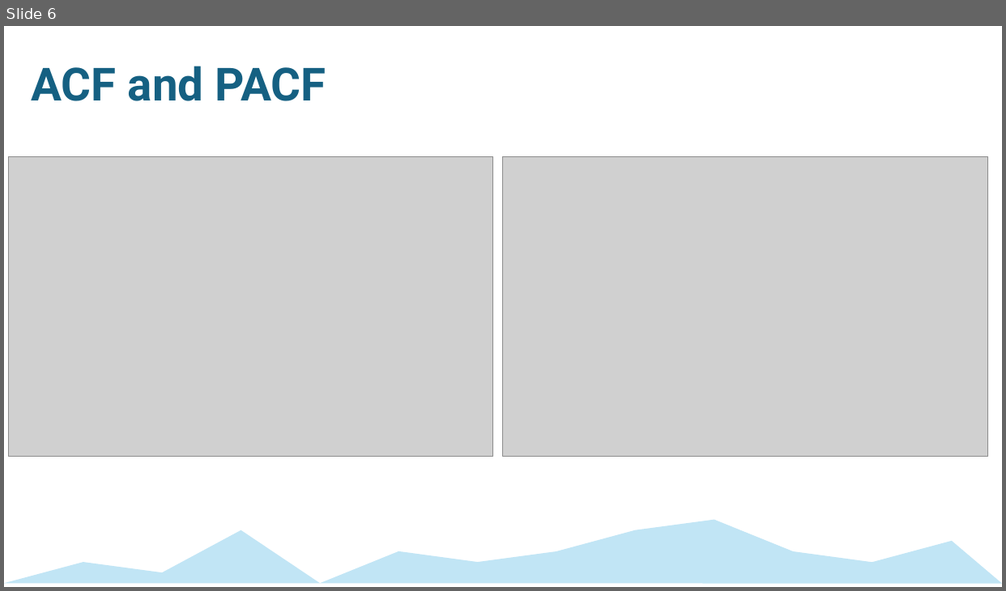
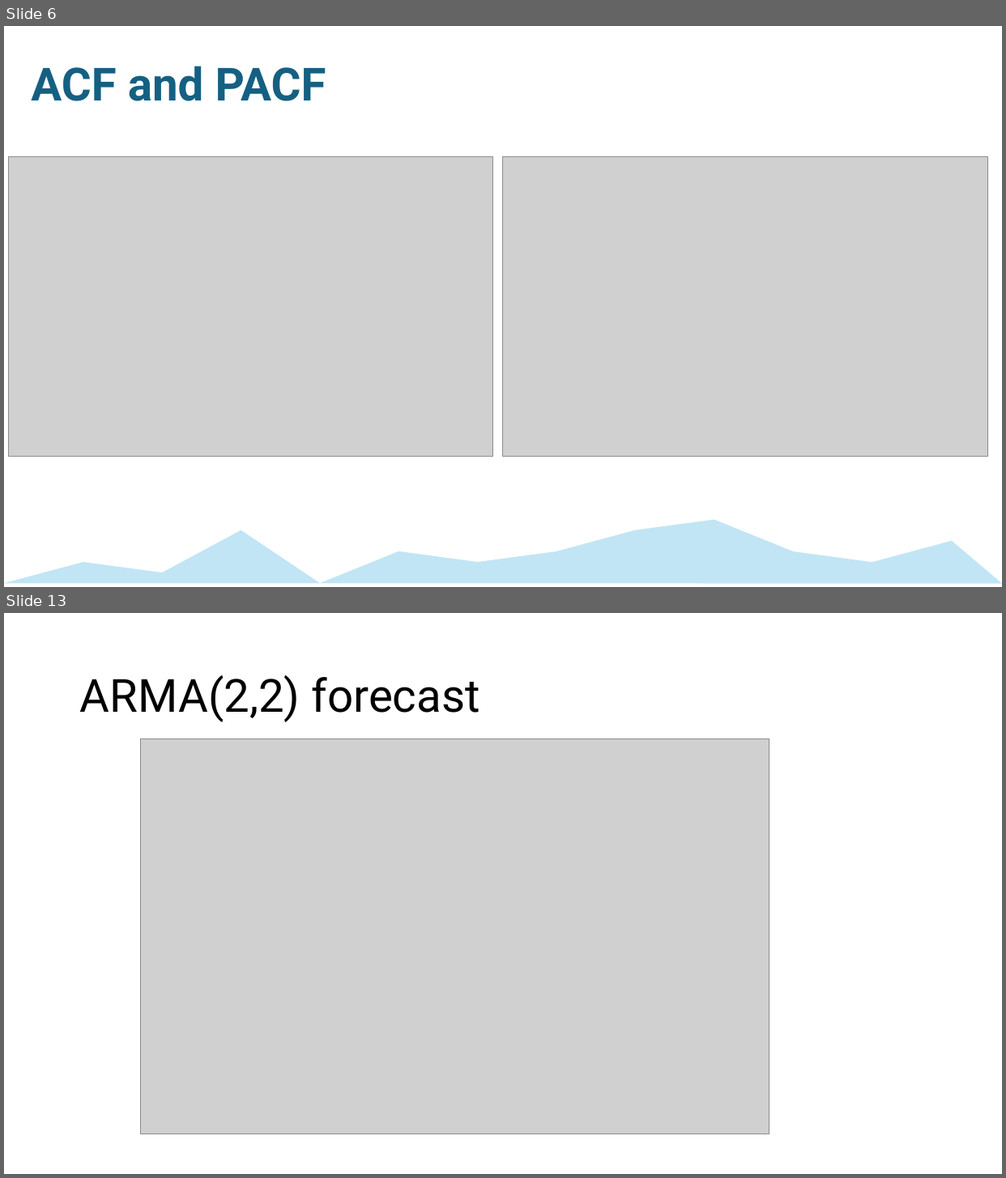
Before and after one commit to mckenzie-maidl/data5305-traffic-predictions, a slide deck: Presentations/Step1Presentation_ECON5305_DataTranslationChallenge.pptx. Shown one above the other, each under a label of ours: slide 6 before the commit, slides 6 and 13 after it; the slides between them are not shown. The pictures are 1006x591 and 1006x1178 pixels, drawn with LibreOffice and Linux fonts; fonts in the diff are those of the drawing; grey boxes stand for pictures. Boxes give left, top, right and bottom in pixels: in the first picture for what was removed or moved away, otherwise in the second. Text is boxed around its words. In the diff, an @@ line names an element or a change of style, - is before the commit and + after.

```diff
--- a/Presentations/Step1Presentation_ECON5305_DataTranslationChallenge.pptx
+++ b/Presentations/Step1Presentation_ECON5305_DataTranslationChallenge.pptx
@@ slide 13 added at bbox=[4, 613, 1002, 1174], background #FFFFFF @@
@@ title added at bbox=[80, 675, 480, 722], 44 pt, text #000000 @@
+ARMA(2,2) forecast
@@ picture added at bbox=[141, 739, 769, 1134] @@
```
Also in this commit, not shown: 6 other slides added, 3 other files.
